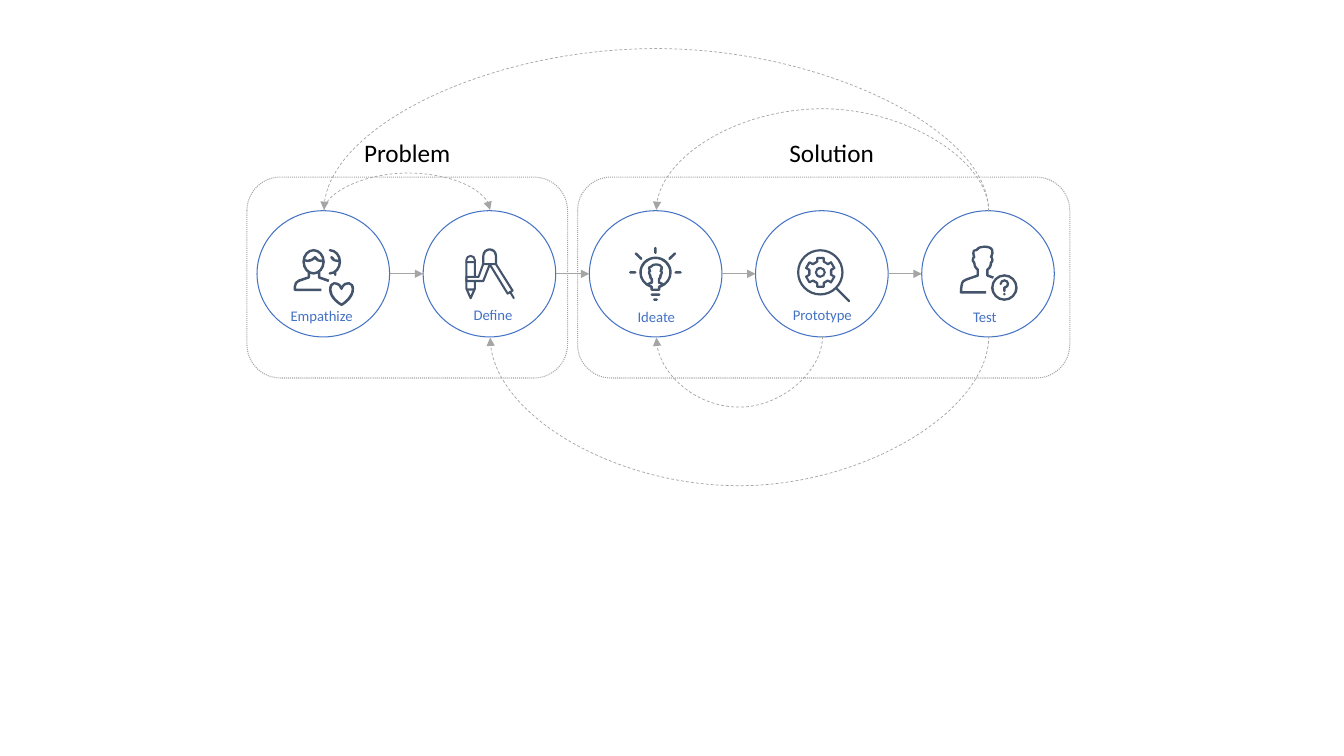
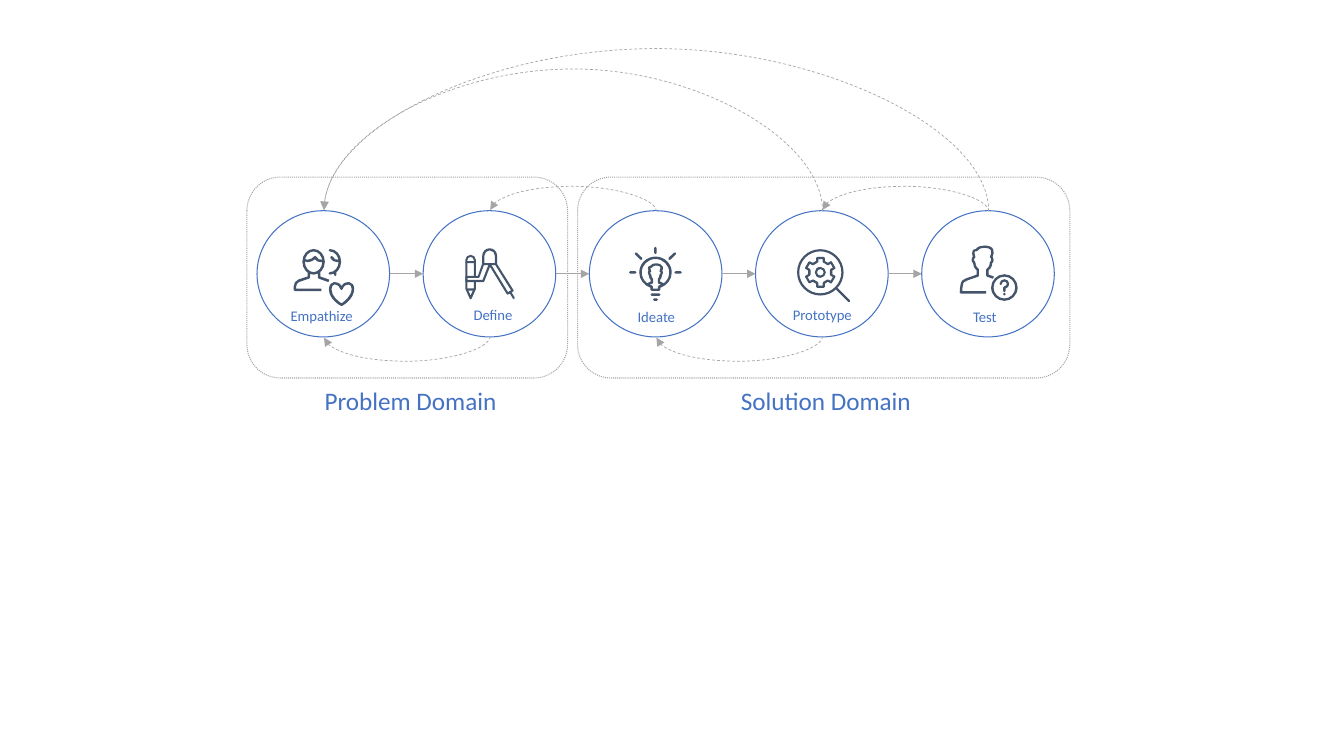
Before and after one commit to 200Meters/Sales-Scrum, a slide deck: slide 16 of assets/Sprint Cadence Diagrams.pptx. Drawn at 1344x756 pixels with LibreOffice and Linux fonts; fonts in the diff are those of the drawing. Boxes give left, top, right and bottom in pixels: in the first picture for what was removed or moved away, otherwise in the second. Text is boxed around its words. In the diff, an @@ line names an element or a change of style, - is before the commit and + after.

```diff
--- a/assets/Sprint Cadence Diagrams.pptx
+++ b/assets/Sprint Cadence Diagrams.pptx
@@ curved arrow moved from (989, 337) - (490, 338) to (823, 212) - (324, 210) @@
@@ curved arrow moved from (324, 212) - (490, 210) to (656, 212) - (490, 210) @@
@@ curved arrow moved from (989, 212) - (656, 210) to (989, 212) - (823, 210) @@
@@ curved arrow added from (490, 337) to (324, 338), #A5A5A5 0.5 pt dashed @@
@@ curved arrow (823, 337) - (656, 338): route changed @@
@@ text at (325,392,496,410): text changed; text colour #000000 to #4472C4 @@
-Problem
+Problem Domain
@@ text at (741,392,911,410): text changed; text colour #000000 to #4472C4 @@
-Solution
+Solution Domain
```
